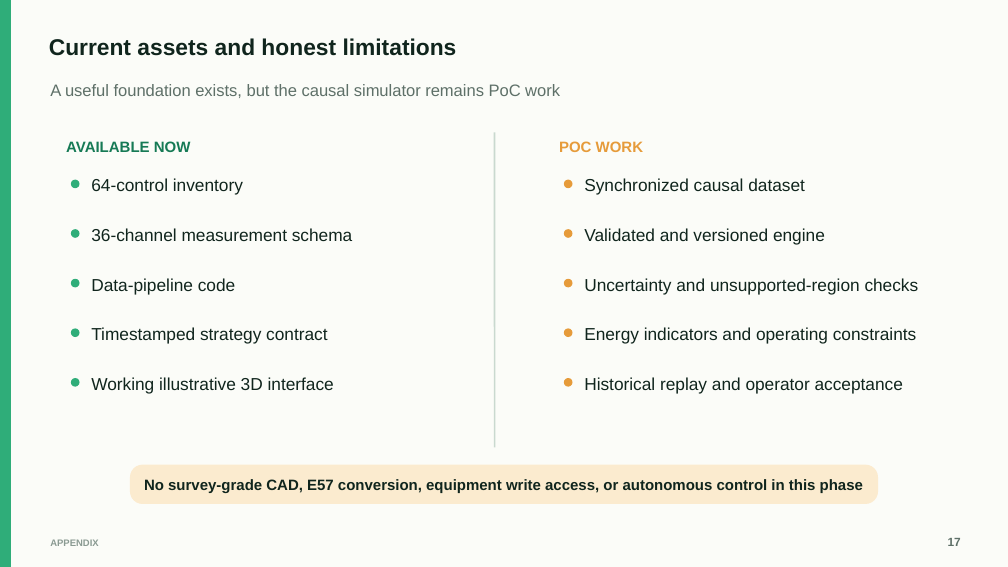
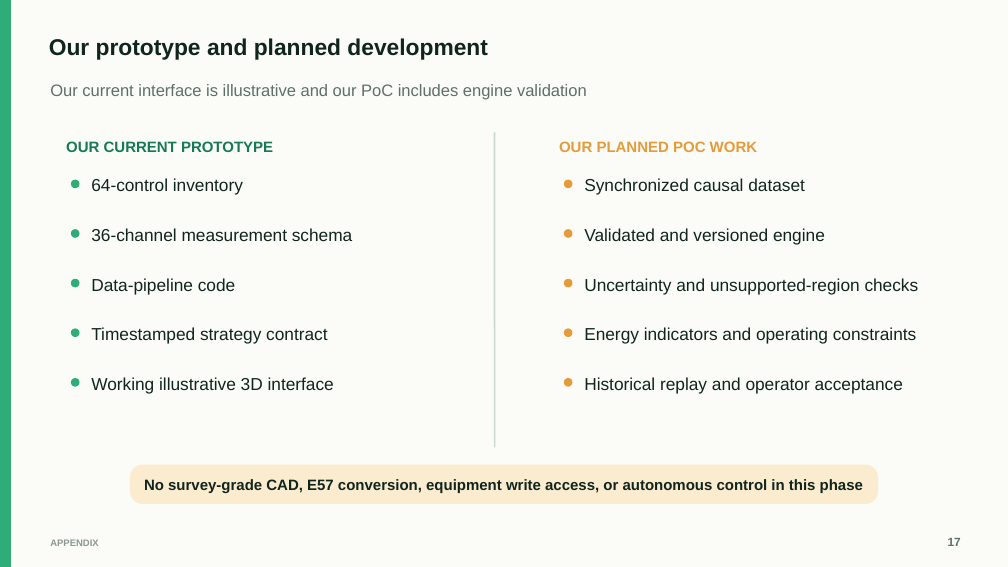
Before and after one commit to DimitriBolt/DigitalTwin, a slide deck: slide 17 of presentation/output/RainForest_Virtual_Proving_Ground.pptx. Drawn at 1008x567 pixels with LibreOffice and Linux fonts; fonts in the diff are those of the drawing. Boxes give left, top, right and bottom in pixels: in the first picture for what was removed or moved away, otherwise in the second. Text is boxed around its words. In the diff, an @@ line names an element or a change of style, - is before the commit and + after.

```diff
--- a/presentation/output/RainForest_Virtual_Proving_Ground.pptx
+++ b/presentation/output/RainForest_Virtual_Proving_Ground.pptx
@@ text at (x1=49, y1=38, x2=488, y2=60): text changed @@
-Current assets and honest limitations
+Our prototype and planned development
@@ text at (x1=50, y1=84, x2=587, y2=100): text changed @@
-A useful foundation exists, but the causal simulator remains PoC work
+Our current interface is illustrative and our PoC includes engine validation
@@ text at (x1=66, y1=141, x2=273, y2=152): text changed @@
-AVAILABLE NOW
+OUR CURRENT PROTOTYPE
@@ text at (x1=559, y1=141, x2=757, y2=152): text changed @@
-POC WORK
+OUR PLANNED POC WORK
```
Also in this commit, not shown: 8 other slides changed, 1 slide added, 1 slide removed, 4 other files.
